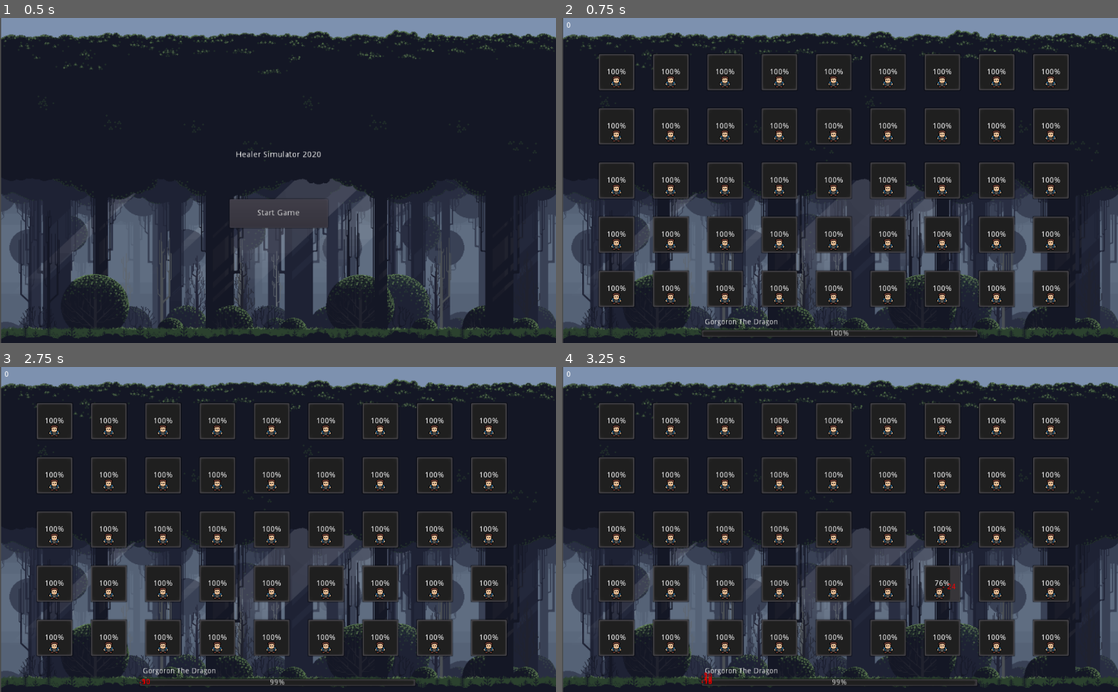
Above: before the commit, frames 1-4 (two rows, left to right).
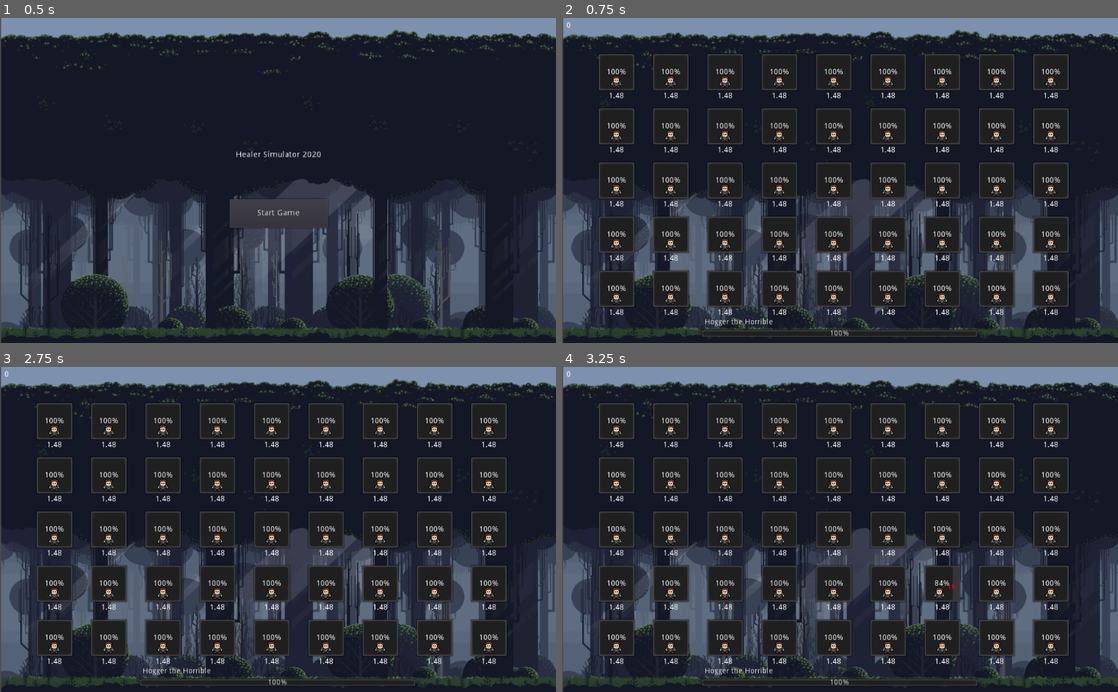
Above: after the commit, the same moments.

Repository: spkerkela/clicker-game
Game: Godot game, scene res://start.tscn
Same seed, same stepped clock (60 frames per second), same inputs: the game is played once before the commit and once after it.
Inputs (mouse positions are in pixels of both pictures, inside the frame that each line leads up to):
- Up to frame 1 (0.5 s): no input
- Up to frame 2 (0.75 s): click "Start Game" at 0.5 s
- Up to frame 3 (2.75 s): tap Enter at 1.25 s; move the mouse to (55, 422) at 1.27 s; click (55, 422) at 1.42 s; tap Space at 2 s; move the mouse to (55, 474) at 2.02 s; click (55, 474) at 2.17 s
- Up to frame 4 (3.25 s): tap Enter at 2.75 s; move the mouse to (617, 529) at 2.77 s; click (617, 529) at 2.92 s

Frame 1 is identical in both runs. In frame 2, 1.2% of the frame differs, in the area x 8-90%, y 22-95%; in frame 3, 1.3%; in frame 4, 1.4%, in the area x 8-90%, y 22-98%.

Commit message:
add more bosses, bosses give loot to heroes, heroes get stats from loot

Diff:
--- /dev/null
+++ b/boss.gd
@@ -0,0 +1,9 @@
+extends Resource
+class_name Boss
+
+export var hp : int
+export var name : String
+export var min_damage : int
+export var max_damage : int
+export var attack_speed : float
+export(Array, Resource) var loot
--- a/click_target.gd
+++ b/click_target.gd
@@ -8,15 +8,31 @@
 signal attack_boss
 
 onready var timer = $Timer
+onready var icon = $KinematicBody2D/Sprite
+onready var dps_label = $DPS
 
 var damage = 0
 var speed = 0
 
+var stats : Stats
+
 func _ready():
-	damage = floor(rand_range(5, 20))
-	speed = rand_range(2, 5)
-	timer.wait_time = speed
+	pass
+
+func equip(weapon : Equippable):
+	damage = rand_range(weapon.min_damage, weapon.max_damage)
+	timer.stop()
+	timer.wait_time = weapon.attack_speed
+	dps_label.text = str(weapon.get_dps())
 	timer.start()
+
+func initialize(stats : Stats, weapon : Equippable):
+	damage = rand_range(weapon.min_damage, weapon.max_damage)
+	body.initialize(stats.hp)
+	timer.wait_time = weapon.attack_speed
+	icon = stats.icon
+	timer.start()
+	dps_label.text = str(weapon.get_dps())
 
 func _is_alive():
 	return body.alive
--- a/click_target.tscn
+++ b/click_target.tscn
@@ -10,7 +10,7 @@
 [sub_resource type="Animation" id=2]
 resource_name = "hero_attacked"
 tracks/0/type = "bezier"
-tracks/0/path = NodePath("clicker_hero_1:position:x")
+tracks/0/path = NodePath("Sprite:position:x")
 tracks/0/interp = 1
 tracks/0/loop_wrap = true
 tracks/0/imported = false
@@ -20,7 +20,7 @@
 "times": PoolRealArray( 0, 0.3, 0.7, 1 )
 }
 tracks/1/type = "bezier"
-tracks/1/path = NodePath("clicker_hero_1:position:y")
+tracks/1/path = NodePath("Sprite:position:y")
 tracks/1/interp = 1
 tracks/1/loop_wrap = true
 tracks/1/imported = false
@@ -30,10 +30,10 @@
 "times": PoolRealArray( 0, 0.3, 0.7, 1 )
 }
 
-[sub_resource type="Animation" id=4]
+[sub_resource type="Animation" id=3]
 resource_name = "hero_killed"
 tracks/0/type = "value"
-tracks/0/path = NodePath("clicker_hero_1:position")
+tracks/0/path = NodePath("Sprite:position")
 tracks/0/interp = 1
 tracks/0/loop_wrap = true
 tracks/0/imported = false
@@ -45,7 +45,7 @@
 "values": [ Vector2( 0, 18 ), Vector2( 1.16795, 2.8166 ), Vector2( 6, 20 ), Vector2( 16.6434, 20.6279 ) ]
 }
 tracks/1/type = "value"
-tracks/1/path = NodePath("clicker_hero_1:rotation_degrees")
+tracks/1/path = NodePath("Sprite:rotation_degrees")
 tracks/1/interp = 1
 tracks/1/loop_wrap = true
 tracks/1/imported = false
@@ -57,10 +57,9 @@
 "values": [ 0.0, -55.8, -90.0 ]
 }
 
-[sub_resource type="Animation" id=3]
-resource_name = "player_healed"
+[sub_resource type="Animation" id=4]
 tracks/0/type = "value"
-tracks/0/path = NodePath("clicker_hero_1:position")
+tracks/0/path = NodePath("Sprite:position")
 tracks/0/interp = 1
 tracks/0/loop_wrap = true
 tracks/0/imported = false
@@ -96,16 +95,31 @@
 
 [node name="Tween" type="Tween" parent="KinematicBody2D"]
 
-[node name="clicker_hero_1" type="Sprite" parent="KinematicBody2D"]
+[node name="Sprite" type="Sprite" parent="KinematicBody2D"]
 position = Vector2( 0, 18 )
 texture = ExtResource( 1 )
 
 [node name="AnimationPlayer" type="AnimationPlayer" parent="KinematicBody2D"]
 anims/hero_attacked = SubResource( 2 )
-anims/hero_killed = SubResource( 4 )
-anims/player_healed = SubResource( 3 )
+anims/hero_killed = SubResource( 3 )
+anims/player_healed = SubResource( 4 )
 
 [node name="Timer" type="Timer" parent="."]
+
+[node name="DPS" type="Label" parent="."]
+anchor_left = 0.5
+anchor_top = 0.5
+anchor_right = 0.5
+anchor_bottom = 0.5
+margin_left = -20.0
+margin_top = 37.0903
+margin_right = 20.0
+margin_bottom = 51.0903
+text = "DPS"
+align = 1
+__meta__ = {
+"_edit_use_anchors_": false
+}
 [connection signal="damaged" from="KinematicBody2D" to="." method="_on_KinematicBody2D_damaged"]
 [connection signal="dead" from="KinematicBody2D" to="." method="_on_KinematicBody2D_dead"]
 [connection signal="healed" from="KinematicBody2D" to="." method="_on_KinematicBody2D_healed"]
--- a/clickable.gd
+++ b/clickable.gd
@@ -8,6 +8,7 @@
 onready var tween = $Tween
 onready var anim = $AnimationPlayer
 var health = 100
+var max_health = 100
 func _ready():
 	bar.value = health
 
@@ -15,12 +16,18 @@
 	tween.interpolate_property(bar, "value", bar.value, health, 0.1, Tween.TRANS_LINEAR)
 	tween.start()
 
+func initialize(hp):
+	max_health = hp
+	health = hp
+	bar.max_value = hp
+	bar.value = hp
+
 func _heal(amount):
 	if alive:
 		var temp_value = health
 		health += amount
-		if health > 100:
-			health = 100
+		if health > max_health:
+			health = max_health
 		var score = health - temp_value
 		if(score > 0):
 			anim.play("player_healed")
--- a/combat_effect_text.gd
+++ b/combat_effect_text.gd
@@ -9,7 +9,6 @@
 	tween.interpolate_property(text, "rect_position", text.rect_position, text.rect_position +  Vector2(0, -60), 2, Tween.EASE_OUT)
 	tween.interpolate_property(text, "modulate", text.modulate, endColor, 2, Tween.TRANS_LINEAR)
 	tween.start()
-	pass # Replace with function body.
 
 func _on_Timer_timeout():
 	queue_free()
--- a/damage_allocator.gd
+++ b/damage_allocator.gd
@@ -2,6 +2,9 @@
 
 onready var timer = $Timer
 var targets = []
+
+var min_damage = 0
+var max_damage = 0
 
 func _add_target(target):
 	targets.append(target)
@@ -9,15 +12,23 @@
 func _remove_target(target):
 	targets.erase(target)
 
+func initialize(boss : Boss):
+	min_damage = boss.min_damage
+	max_damage = boss.max_damage
+	timer.wait_time = boss.attack_speed
+
 func _ready():
 	pass
 
 func _stop():
 	timer.stop()
 
+func start():
+	timer.start()
+
 func _on_Timer_timeout():
 	var target_count = len(targets)
 	if target_count > 0:
-		var damage = floor(rand_range(5, 30))
+		var damage = floor(rand_range(min_damage, max_damage))
 		var target_index = randi() % target_count
 		targets[target_index].call("_take_damage", damage)
--- a/enemy.gd
+++ b/enemy.gd
@@ -4,6 +4,7 @@
 
 onready var bar = $ProgressBar
 onready var tween = $Tween
+onready var name_label = $RichTextLabel
 signal died
 var health = 30000
 var alive = true
@@ -11,6 +12,13 @@
 func _ready():
 	bar.max_value = health
 	bar.value = health
+
+func initialize(boss : Boss):
+	alive = true
+	health = boss.hp
+	bar.max_value = boss.hp
+	bar.value = boss.hp
+	name_label.text = boss.name
 
 func _update_bar():
 	tween.interpolate_property(bar, "value", bar.value, health, 0.2, Tween.TRANS_LINEAR)
@@ -25,6 +33,6 @@
 		health -= damage
 		add_child(dmg)
 		_update_bar()
-	if health <= 0:
+	if health <= 0 and alive:
 		alive = false
 		emit_signal("died")
--- /dev/null
+++ b/equippable.gd
@@ -0,0 +1,18 @@
+extends Resource
+class_name Equippable
+
+enum EquipSlot {
+	MAIN_HAND,
+	OFF_HAND,
+	TWO_HAND,
+	ONE_HAND
+}
+
+export var description : String
+export(EquipSlot) var slot
+export var min_damage : int
+export var max_damage : int
+export var attack_speed : float
+
+func get_dps():
+	return stepify(((min_damage + max_damage) / 2) / attack_speed, 0.01)
--- /dev/null
+++ b/hero_stats.gd
@@ -0,0 +1,7 @@
+extends Resource
+
+class_name Stats
+
+export var class_description : String
+export var hp : int
+export var icon : Image
--- a/main.gd
+++ b/main.gd
@@ -5,20 +5,36 @@
 const Healer = preload("res://healer.tscn")
 onready var score_label = $Score
 
+export var base_class : Resource
+export var base_item : Resource
+
+export(Array, Resource) var bosses
+
 var damage_allocators = []
 var healers = []
 var score = 0
 var group_members_alive = 0
+var bosses_killed = 0
+var bosses_total = 0
 
 onready var enemy = $Enemy
 onready var game_over_popup = $PopupMenu
+onready var timer = $Timer
 
 func _ready():
+	timer.start()
+	enemy.initialize(bosses[0])
+	bosses_total = len(bosses)
+	print(bosses_total)
+	var melee_dps = base_class
+	var weapon = base_item
 	score_label.text = str(score)
 	healers.append(Healer.instance())
-	damage_allocators.append(DamageAllocator.instance())
+	var damager = DamageAllocator.instance()
+	damage_allocators.append(damager)
 	for damage_allocator in damage_allocators:
 		add_child(damage_allocator)
+		damage_allocator.initialize(bosses[0])
 	for healer in healers:
 		add_child(healer)
 	for x in range (100, 1000, 100):
@@ -35,6 +51,7 @@
 			clickable.connect("dead", self, "_remove_target")
 			clickable.connect("healed", self, "_add_score")
 			clickable.connect("attack_boss", self, "_attack_boss")
+			clickable.initialize(melee_dps, weapon)
 			group_members_alive += 1
 
 func _attack_boss(damage):
@@ -67,6 +84,7 @@
 				allocator._add_target(child)
 	damage_allocators.append(allocator)
 	add_child(allocator)
+	allocator.initialize(bosses[bosses_killed])
 
 
 func _add_healer():
@@ -78,11 +96,36 @@
 	healers.append(healer)
 	add_child(healer)
 
+func _allocate_loot():
+	var loot = bosses[bosses_killed].loot
+	var receiver_count = 0
+	var allies = []
+	for child in get_children():
+		if child.is_in_group("allies") and child._is_alive():
+			receiver_count += 1
+			allies.append(child)
+	if len(allies) <= 0:
+		return
+	for l in loot:
+		var receiver_index = randi() % receiver_count
+		allies[receiver_index].equip(l)
+		print(l.description + " equipped!")
 
 func _on_Enemy_died():
+	_allocate_loot()
+	bosses_killed += 1
+	timer.stop()
 	for damage_allocator in damage_allocators:
 		damage_allocator._stop()
-	_end_game("You defeated the monster!")
+	if bosses_killed >= bosses_total:
+		_end_game("You defeated the monster!")
+	else:
+		yield(get_tree().create_timer(5), "timeout")
+		enemy.initialize(bosses[bosses_killed])
+		for damage_allocator in damage_allocators:
+			damage_allocator.initialize(bosses[bosses_killed])
+			damage_allocator.start()
+		timer.start()
 
 func _on_Restart_Button_pressed():
 	get_tree().reload_current_scene()
--- a/main.tscn
+++ b/main.tscn
@@ -1,15 +1,22 @@
-[gd_scene load_steps=4 format=2]
+[gd_scene load_steps=9 format=2]
 
 [ext_resource path="res://Background.png" type="Texture" id=1]
 [ext_resource path="res://main.gd" type="Script" id=2]
 [ext_resource path="res://enemy.tscn" type="PackedScene" id=3]
+[ext_resource path="res://resources/wooden_sword.tres" type="Resource" id=4]
+[ext_resource path="res://resources/melee_dps.tres" type="Resource" id=5]
+[ext_resource path="res://resources/gorgoron.tres" type="Resource" id=6]
+[ext_resource path="res://resources/hogger.tres" type="Resource" id=7]
+[ext_resource path="res://resources/peruvion.tres" type="Resource" id=8]
 
 [node name="Game" type="Node2D"]
 script = ExtResource( 2 )
+base_class = ExtResource( 5 )
+base_item = ExtResource( 4 )
+bosses = [ ExtResource( 7 ), ExtResource( 8 ), ExtResource( 6 ) ]
 
 [node name="Timer" type="Timer" parent="."]
 wait_time = 8.0
-autostart = true
 
 [node name="Background" type="Sprite" parent="."]
 position = Vector2( 513.471, 230.918 )
--- a/project.godot
+++ b/project.godot
@@ -8,9 +8,26 @@
 
 config_version=4
 
-_global_script_classes=[  ]
+_global_script_classes=[ {
+"base": "Resource",
+"class": "Boss",
+"language": "GDScript",
+"path": "res://boss.gd"
+}, {
+"base": "Resource",
+"class": "Equippable",
+"language": "GDScript",
+"path": "res://equippable.gd"
+}, {
+"base": "Resource",
+"class": "Stats",
+"language": "GDScript",
+"path": "res://hero_stats.gd"
+} ]
 _global_script_class_icons={
-
+"Boss": "",
+"Equippable": "",
+"Stats": ""
 }
 
 [application]
--- /dev/null
+++ b/resources/gorgoron.tres
@@ -0,0 +1,13 @@
+[gd_resource type="Resource" load_steps=3 format=2]
+
+[ext_resource path="res://boss.gd" type="Script" id=1]
+[ext_resource path="res://resources/spinal_reaper.tres" type="Resource" id=2]
+
+[resource]
+script = ExtResource( 1 )
+hp = 30000
+name = "Gorgoron the Dragon"
+min_damage = 5
+max_damage = 30
+attack_speed = 2.5
+loot = [ ExtResource( 2 ) ]
--- /dev/null
+++ b/resources/hogger.tres
@@ -0,0 +1,14 @@
+[gd_resource type="Resource" load_steps=4 format=2]
+
+[ext_resource path="res://boss.gd" type="Script" id=1]
+[ext_resource path="res://resources/spinal_reaper.tres" type="Resource" id=2]
+[ext_resource path="res://resources/rusty_battle_axe.tres" type="Resource" id=3]
+
+[resource]
+script = ExtResource( 1 )
+hp = 5000
+name = "Hogger the Horrible"
+min_damage = 2
+max_damage = 20
+attack_speed = 2.6
+loot = [ ExtResource( 3 ), ExtResource( 3 ), ExtResource( 2 ), ExtResource( 2 ) ]
--- /dev/null
+++ b/resources/melee_dps.tres
@@ -0,0 +1,10 @@
+[gd_resource type="Resource" load_steps=3 format=2]
+
+[ext_resource path="res://hero_stats.gd" type="Script" id=1]
+[ext_resource path="res://sprites/clicker_hero_1.png" type="Texture" id=2]
+
+[resource]
+script = ExtResource( 1 )
+class_description = ""
+hp = 100
+icon = ExtResource( 2 )
--- /dev/null
+++ b/resources/peruvion.tres
@@ -0,0 +1,15 @@
+[gd_resource type="Resource" load_steps=5 format=2]
+
+[ext_resource path="res://boss.gd" type="Script" id=1]
+[ext_resource path="res://resources/spinal_reaper.tres" type="Resource" id=2]
+[ext_resource path="res://resources/rusty_dagger.tres" type="Resource" id=3]
+[ext_resource path="res://resources/rusty_battle_axe.tres" type="Resource" id=4]
+
+[resource]
+script = ExtResource( 1 )
+hp = 8000
+name = "Peruvion the nightmare"
+min_damage = 1
+max_damage = 10
+attack_speed = 1.0
+loot = [ ExtResource( 2 ), ExtResource( 2 ), ExtResource( 3 ), ExtResource( 3 ), ExtResource( 4 ), ExtResource( 4 ) ]
--- /dev/null
+++ b/resources/rusty_battle_axe.tres
@@ -0,0 +1,11 @@
+[gd_resource type="Resource" load_steps=2 format=2]
+
+[ext_resource path="res://equippable.gd" type="Script" id=1]
+
+[resource]
+script = ExtResource( 1 )
+description = "Rusty Battle-Axe"
+slot = 0
+min_damage = 6
+max_damage = 9
+attack_speed = 3.8
--- /dev/null
+++ b/resources/rusty_dagger.tres
@@ -0,0 +1,11 @@
+[gd_resource type="Resource" load_steps=2 format=2]
+
+[ext_resource path="res://equippable.gd" type="Script" id=1]
+
+[resource]
+script = ExtResource( 1 )
+description = "Rusty Dagger"
+slot = 3
+min_damage = 1
+max_damage = 3
+attack_speed = 1.4
--- /dev/null
+++ b/resources/spinal_reaper.tres
@@ -0,0 +1,11 @@
+[gd_resource type="Resource" load_steps=2 format=2]
+
+[ext_resource path="res://equippable.gd" type="Script" id=1]
+
+[resource]
+script = ExtResource( 1 )
+description = "Spinal Reaper"
+slot = 2
+min_damage = 203
+max_damage = 305
+attack_speed = 3.4
--- /dev/null
+++ b/resources/wooden_sword.tres
@@ -0,0 +1,11 @@
+[gd_resource type="Resource" load_steps=2 format=2]
+
+[ext_resource path="res://equippable.gd" type="Script" id=1]
+
+[resource]
+script = ExtResource( 1 )
+description = "Wooden Sword"
+slot = 0
+min_damage = 3
+max_damage = 5
+attack_speed = 2.7
Not shown, changed: export_presets.cfg
